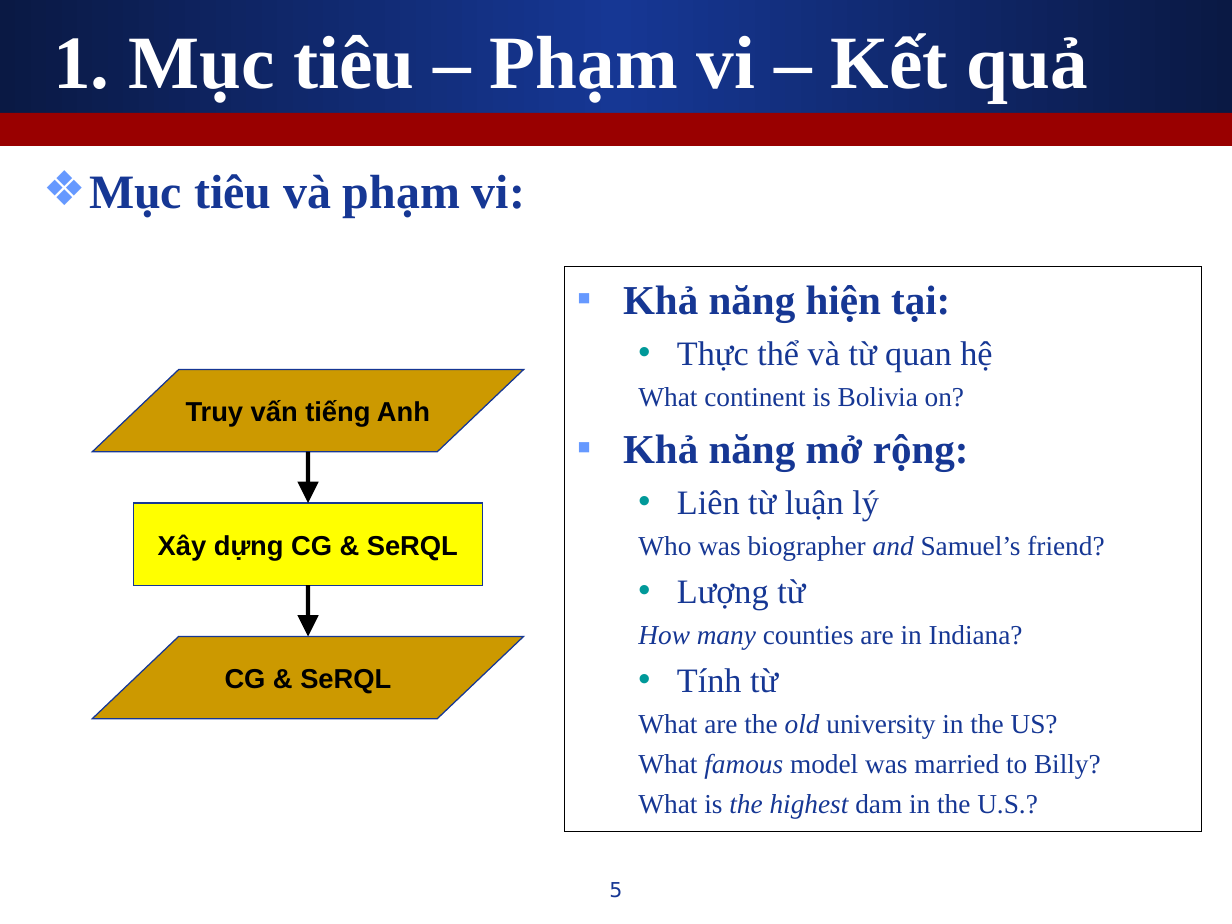
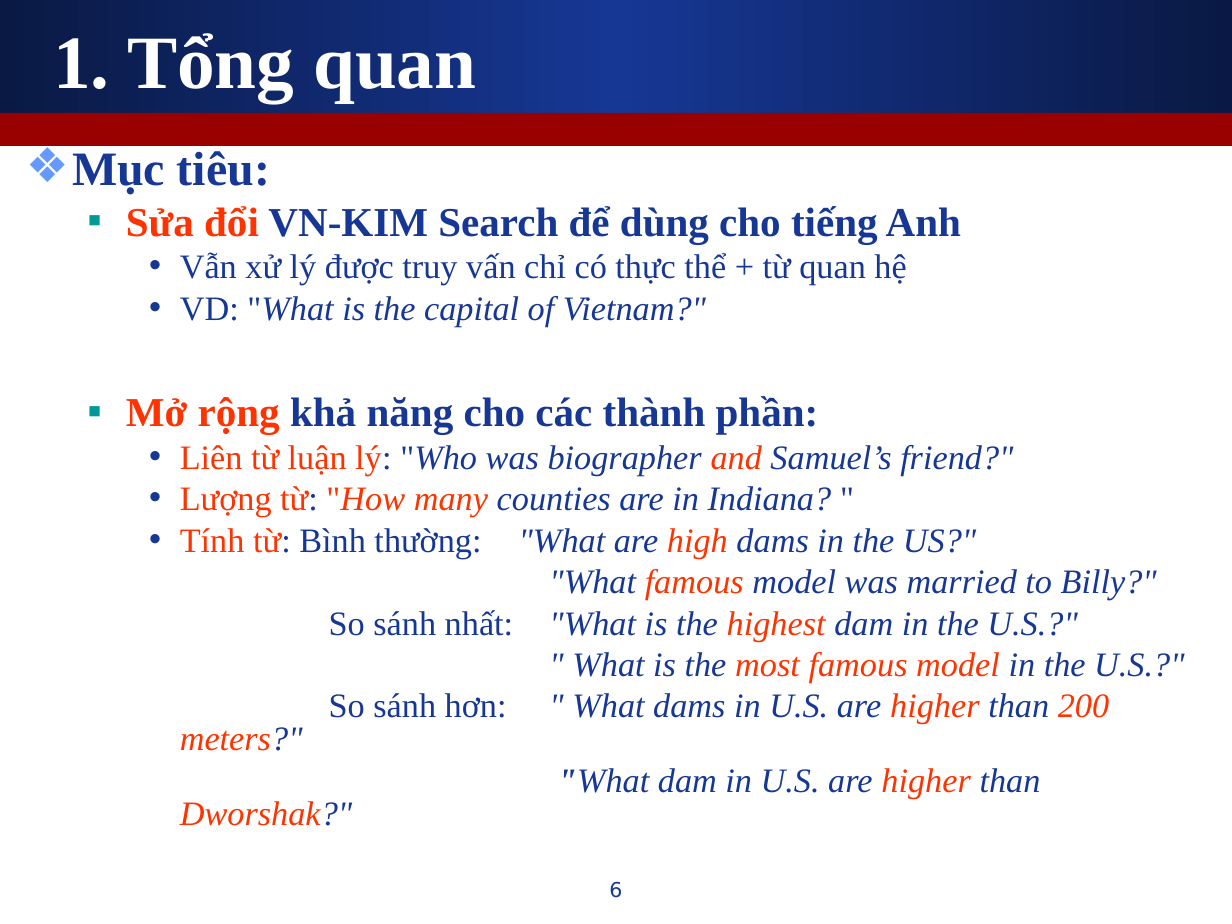
Before and after one commit to leaderwing/kt-kimres, a slide deck: slide 6 of note/[Thesis] Presentation.ppt (slide 5 before the commit). Drawn at 1232x924 pixels with LibreOffice and Linux fonts; fonts in the diff are those of the drawing. Boxes give left, top, right and bottom in pixels: in the first picture for what was removed or moved away, otherwise in the second. Text is boxed around its words. In the diff, an @@ line names an element or a change of style, - is before the commit and + after.

```diff
--- a/note/[Thesis] Presentation.ppt
+++ b/note/[Thesis] Presentation.ppt
@@ title at <box>53,33,476,103</box>: text changed @@
-1. Mục tiêu – Phạm vi – Kết quả
+1. Tổng quan
@@ text added at <box>72,151,1184,826</box>, 20 pt, text #163794, italic @@
+❖ Mục tiêu:
+  ▪ Sửa đổi VN-KIM Search để dùng cho tiếng Anh
+    • Vẫn xử lý được truy vấn chỉ có thực thể + từ quan hệ
+    • VD: "What is the capital of Vietnam?"
+  ▪ Mở rộng khả năng cho các thành phần:
+    • Liên từ luận lý: "Who was biographer and Samuel’s friend?"
+    • Lượng từ: "How many counties are in Indiana? "
+    • Tính từ: Bình thường: "What are high dams in the US?"
+    "What famous model was married to Billy?"
+    So sánh nhất: "What is the highest dam in the U.S.?"
+    " What is the most famous model in the U.S.?"
+    So sánh hơn: " What dams in U.S. are higher than 200 meters?"
+    "What dam in U.S. are higher than Dworshak?"
@@ text removed at <box>89,174,525,217</box> @@
-❖ Mục tiêu và phạm vi:
@@ rectangle removed at <box>564,267,1201,832</box> @@
-▪ Khả năng hiện tại:
-  • Thực thể và từ quan hệ
-  What continent is Bolivia on?
-▪ Khả năng mở rộng:
-  • Liên từ luận lý
-  Who was biographer and Samuel’s friend?
-  • Lượng từ
-  How many counties are in Indiana?
-  • Tính từ
-  What are the old university in the US?
-  What famous model was married to Billy?
-  What is the highest dam in the U.S.?
@@ flow chart input output removed at <box>92,370,524,452</box> @@
-Truy vấn tiếng Anh
@@ arrow removed from (308, 452) to (308, 503) @@
@@ rectangle removed at <box>133,503,482,585</box> @@
-Xây dựng CG & SeRQL
@@ arrow removed from (308, 585) to (308, 637) @@
@@ flow chart input output removed at <box>92,637,524,719</box> @@
-CG & SeRQL
@@ page number at <box>609,881,622,898</box>: text changed @@
-5
+6
```
Also in this commit, not shown: 4 other slides changed, 2 slides added, 1 slide removed.
